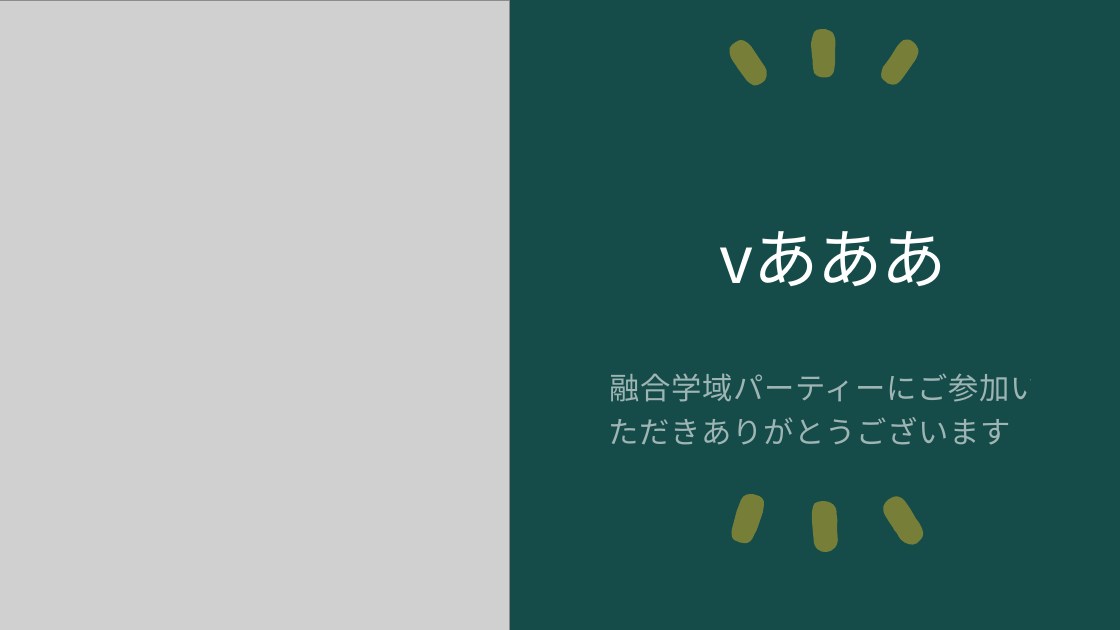
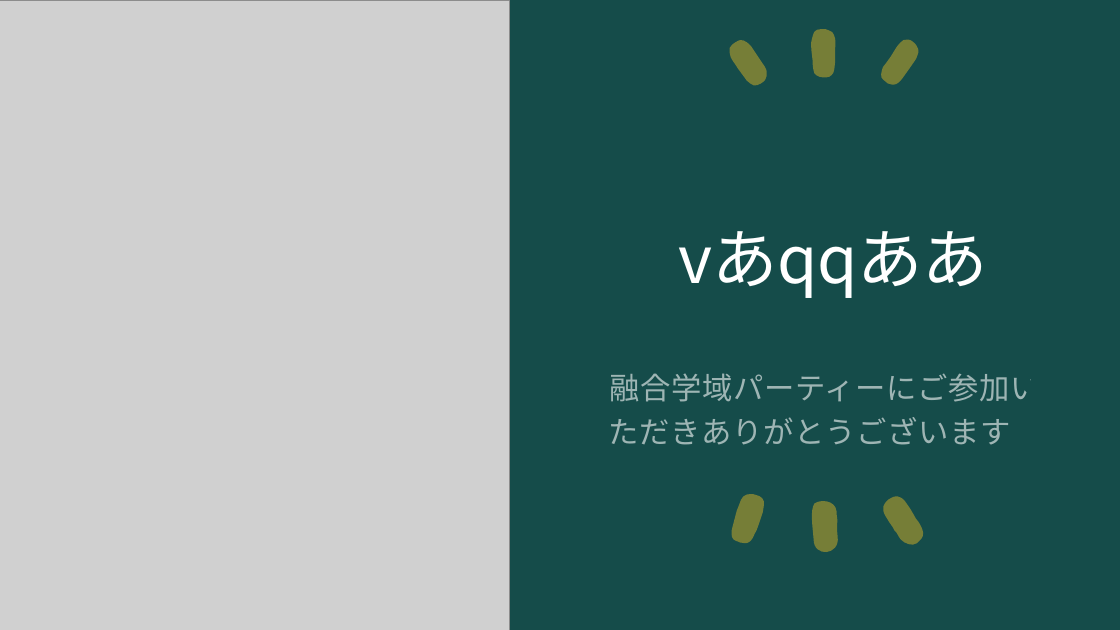
Before and after one commit to ogawa3427/utils, a slide deck: slide 1 of 2024quiz/quiz.pptx. Drawn at 1120x630 pixels with LibreOffice and Linux fonts; fonts in the diff are those of the drawing; grey boxes stand for pictures. Boxes give left, top, right and bottom in pixels: in the first picture for what was removed or moved away, otherwise in the second. Text is boxed around its words. In the diff, an @@ line names an element or a change of style, - is before the commit and + after.

Commit message:
qq

```diff
--- a/2024quiz/quiz.pptx
+++ b/2024quiz/quiz.pptx
@@ title at (679, 231, 988, 298): text changed @@
-vあああ
+vあqqああ
```
